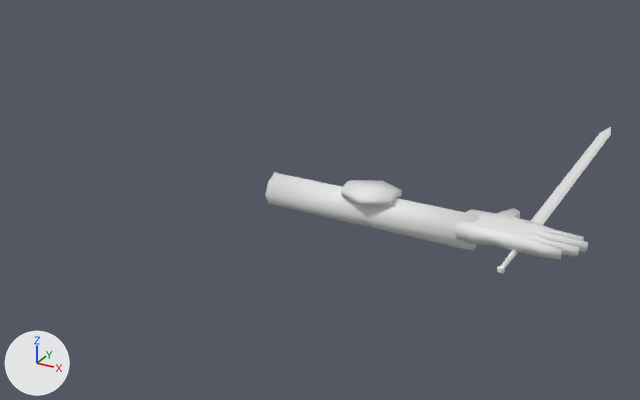
The Blender file player/models/FirstPersonArms.blend: old version first, new version second.
One viewpoint serves both versions: a 50 mm lens placed at (5.1, -6.8, 3.4), pointed at (0.74, 1.13, -0.56). Lighting does not change. The marker at lower left points along +X, +Y and +Z. Materials are left out; every surface is plain grey.

Before the edit, the objects in view are built like this:
```python
ob_cube = bpy.data.objects.new('Cube', me_cube_002)
ob_cube.location = (2.905, 0.029, 0.0)
ob_cube.rotation_euler = (0.0, 0.0, 1.571)  # degrees (0, 0, 90)
ob_cube_001 = bpy.data.objects.new('Cube.001', me_cube_003)
ob_cube_001.location = (2.905, 0.029, 0.0)
ob_cube_001.rotation_euler = (0.0, 0.0, 1.571)  # degrees (0, 0, 90)
ob_cube_002 = bpy.data.objects.new('Cube.002', me_cube_004)
ob_cube_002.location = (1.884, 0.029, 0.174)
ob_cube_002.rotation_euler = (0.0, 0.0, 1.571)  # degrees (0, 0, 90)
ob_cube_003 = bpy.data.objects.new('Cube.003', me_cube_005)
ob_cube_003.parent = ob_cylinder
ob_cube_003.location = (0.0, 0.997, 0.0)
ob_cylinder = bpy.data.objects.new('Cylinder', me_cylinder)
ob_cylinder.location = (3.315, 0.316, 0.0)
ob_cylinder.rotation_euler = (-1.571, 0.0, 0.0)  # degrees (-90, 0, 0)
ob_cylinder.scale = (1.24, 1.24, 1.24)
```
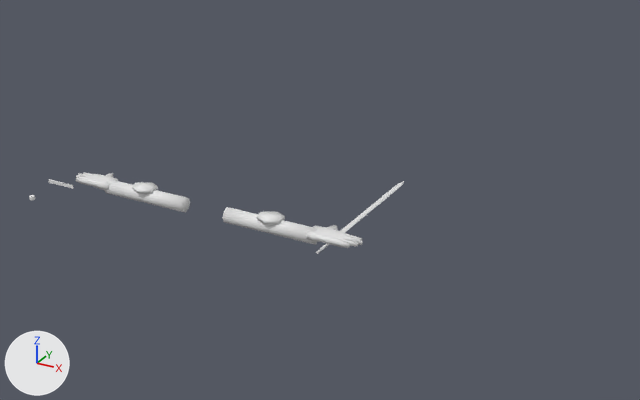
Where the newer file only moved an object's origin or applied its transform, the numbers keep the older frame.

Boxes (x1, y1, x2, y2) around the edits, measured in the pictures (640 x 400 px):
'Cube', deleted
    before: (265, 172, 479, 251)
'Cube.001', deleted
    before: (456, 208, 588, 259)
'Cube.003', mesh rescaled, moved, turned
    before: (531, 127, 611, 225)
    after: (340, 181, 404, 233)
'Arm.R', added
    after: (222, 207, 318, 244)
'Cube.002', deleted
    before: (341, 180, 402, 206)
'Arm.L', added
    after: (104, 179, 190, 212)
'Hand.R', added
    after: (306, 225, 362, 248)
'Hand.L', added
    after: (76, 172, 118, 190)
'Elbow.R', added
    after: (257, 211, 285, 224)
'Cube.007', added
    after: (132, 182, 158, 193)
'Cylinder', deleted
    before: (501, 250, 518, 268)

The change, as a list of edits to the scene's bpy script:
```text
Change me_cube_005:
    where me_cube_005.from_pydata(...)  # 13 vertices, 14 faces; spans x -0.06..0.06, y -1.0..2.22, z -0.02..0.02
    used by ob_cube_003; parent = ob_cylinder; location = (0.0, 0.997, 0.0)
    me_cube_005 part 1: the whole mesh is scaled about its middle by 0.504, then moved by (0.0, -1.19, 0.0)
Remove ob_cube:
    ob_cube = bpy.data.objects.new('Cube', me_cube_002)
Remove ob_cube_001:
    ob_cube_001 = bpy.data.objects.new('Cube.001', me_cube_003)
Remove ob_cube_002:
    ob_cube_002 = bpy.data.objects.new('Cube.002', me_cube_004)
Change ob_cube_003:
    ob_cube_003.parent: ob_cylinder -> ob_swordhilt
    ob_cube_003.matrix_parent_inverse: Matrix(((0.809, 0.0, 0.0, 0.0), (0.0, 0.0, -0.809, 0.0), (0.0, 0.809, 0.0, 0.0), (0.0, 0.0, 0.0, 1.0))) -> Matrix(((1.0, 0.000174, 0.0, -1.478), (0.0, 0.00907, -1.0, -0.409), (-0.000174, 1.0, 0.00907, 0.071), (0.0, 0.0, 0.0, 1.0)))
    ob_cube_003.location: (0.0, 0.997, 0.0) -> (1.479, 1.535, -0.396)
    ob_cube_003.rotation_euler: (0.0, 0.0, 0.0) -> (0.00907, 0.0, 0.000174)  # degrees (0, 0, 0) -> degrees (0.5, 0, 0)
Remove ob_cylinder:
    ob_cylinder = bpy.data.objects.new('Cylinder', me_cylinder)
Change ob_cube_004:
    remove ob_cube_004.parent = ob_cylinder
Change ob_cylinder_001:
    remove ob_cylinder_001.parent = ob_cylinder
Add ob_swordhilt:
    ob_swordhilt = bpy.data.objects.new('SwordHilt', me_cylinder_1)  # 32 vertices, 18 faces; spans x -0.017..0.017, y -0.017..0.017, z -0.204..0.204
    ob_swordhilt.parent = ob_sword
    ob_swordhilt.location = (1.478, -0.067, -0.41)
    ob_swordhilt.rotation_euler = (-1.562, 0.0, 0.000174)  # degrees (-89, 0, 0)
Add ob_sword:
    ob_sword = bpy.data.objects.new('Sword', None)
    ob_sword.location = (1.478, -0.00218, -0.409)
Add ob_cube_007:
    ob_cube_007 = bpy.data.objects.new('Cube.007', me_cube_011)  # 18 vertices, 16 faces; spans x 0.379..0.629, y 0.669..0.919, z -0.329..-0.279
    ob_cube_007.location = (0.0, -0.49, 0.0)
    ob_cube_007.rotation_euler = (0.0, 0.0, 1.571)  # degrees (0, 0, 90)
Add ob_hand_l:
    ob_hand_l = bpy.data.objects.new('Hand.L', me_cube_010)  # 76 vertices, 74 faces; spans x 0.397..0.704, y 1.238..1.786, z -0.402..-0.334
    ob_hand_l.location = (0.0, -0.49, 0.0)
    ob_hand_l.rotation_euler = (0.0, 0.0, 1.571)  # degrees (0, 0, 90)
Add ob_arm_l:
    ob_arm_l = bpy.data.objects.new('Arm.L', me_cube_009)  # 40 vertices, 34 faces; spans x 0.416..0.592, y 0.265..1.309, z -0.489..-0.313
    ob_arm_l.location = (0.0, -0.49, 0.0)
    ob_arm_l.rotation_euler = (0.0, 0.0, 1.571)  # degrees (0, 0, 90)
Add ob_elbow_r:
    ob_elbow_r = bpy.data.objects.new('Elbow.R', me_cube_004_1)  # 18 vertices, 16 faces; spans x 0.379..0.629, y -0.919..-0.669, z -0.329..-0.279
    ob_elbow_r.location = (0.0, -0.49, 0.0)
    ob_elbow_r.rotation_euler = (0.0, 0.0, 1.571)  # degrees (0, 0, 90)
Add ob_hand_r:
    ob_hand_r = bpy.data.objects.new('Hand.R', me_cube_003_1)  # 76 vertices, 74 faces; spans x 0.397..0.704, y -1.786..-1.238, z -0.402..-0.334
    ob_hand_r.location = (0.0, -0.49, 0.0)
    ob_hand_r.rotation_euler = (0.0, 0.0, 1.571)  # degrees (0, 0, 90)
Add ob_arm_r:
    ob_arm_r = bpy.data.objects.new('Arm.R', me_cube_002_1)  # 40 vertices, 34 faces; spans x 0.416..0.592, y -1.309..-0.265, z -0.489..-0.313
    ob_arm_r.location = (0.0, -0.49, 0.0)
    ob_arm_r.rotation_euler = (0.0, 0.0, 1.571)  # degrees (0, 0, 90)
```
